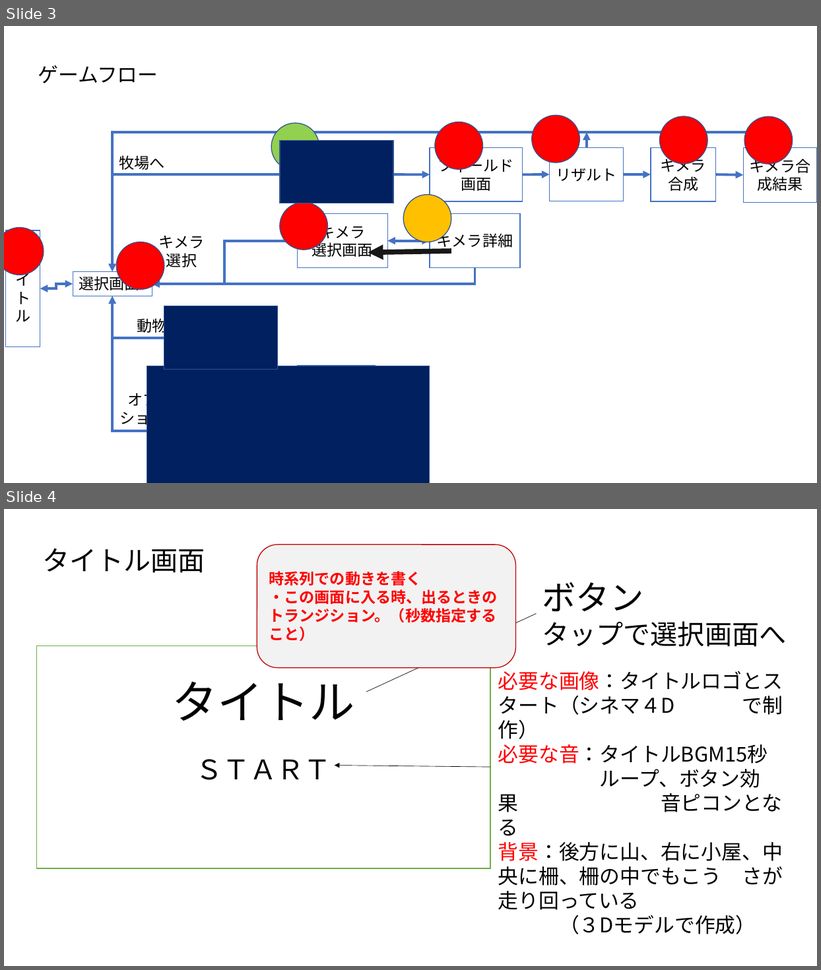
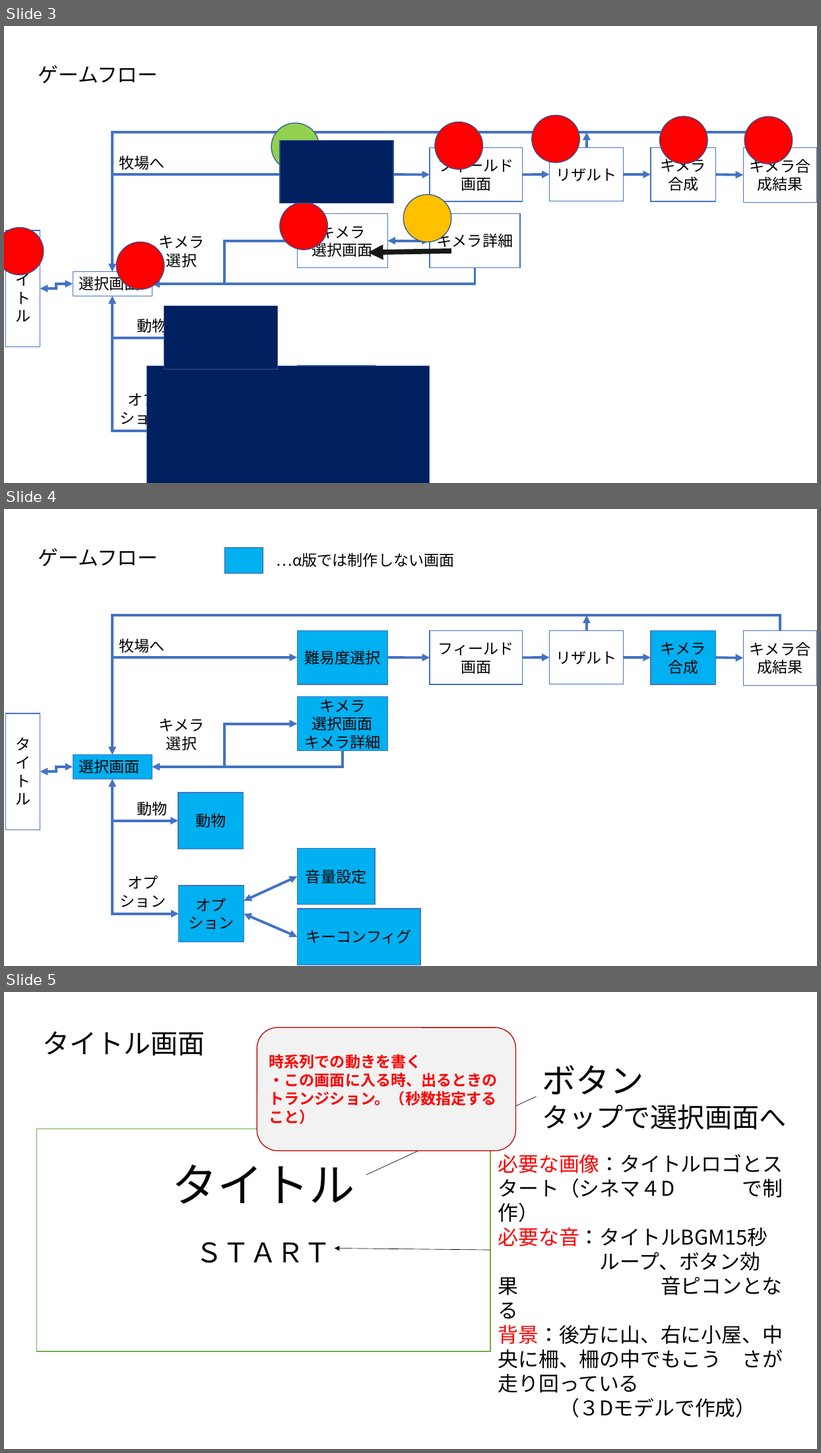
Before and after one commit to She-muC/See-of-Chimera-Predat-Ranch, a slide deck: Docxs/確定仕様書1.pptx. Shown one above the other, each under a label of ours: slides 3 and 4 before the commit, slides 3, 4 and 5 after it. The pictures are 821x970 and 821x1453 pixels, drawn with LibreOffice and Linux fonts; fonts in the diff are those of the drawing. Boxes give left, top, right and bottom in pixels: in the first picture for what was removed or moved away, otherwise in the second. Text is boxed around its words. In the diff, an @@ line names an element or a change of style, - is before the commit and + after.

```diff
--- a/Docxs/確定仕様書1.pptx
+++ b/Docxs/確定仕様書1.pptx
@@ slide 4 added at box(4, 509, 817, 966), background #FFFFFF @@
@@ title added at box(38, 548, 158, 566), 24 pt, text #000000 @@
+ゲームフロー
@@ rectangle added at box(225, 547, 263, 573), fill #00B0F0, outline #325491 1 pt @@
@@ text added at box(277, 553, 455, 567), 18 pt, text #000000 @@
+…α版では制作しない画面
@@ elbow arrow added from (781, 630) to (113, 755), #4472C4 3 pt @@
@@ arrow added from (587, 630) to (587, 616), #4472C4 3 pt @@
@@ text added at box(119, 638, 164, 653), 18 pt, text #000000 @@
+牧場へ
@@ rectangle added at box(298, 630, 387, 684), fill #00B0F0, outline #4472C4 1 pt, 18 pt, text #000000 @@
+難易度選択
@@ rectangle added at box(430, 631, 523, 685), fill #FFFFFF, outline #4472C4 1 pt, 18 pt, text #000000 @@
+フィールド画面
@@ rectangle added at box(550, 630, 624, 684), fill #FFFFFF, outline #4472C4 1 pt, 18 pt, text #000000 @@
+リザルト
@@ rectangle added at box(651, 630, 717, 684), fill #00B0F0, outline #4472C4 1 pt, 18 pt, text #000000 @@
+キメラ合成
@@ rectangle added at box(743, 630, 817, 685), fill #FFFFFF, outline #4472C4 1 pt, 18 pt, text #000000 @@
+キメラ合成結果
@@ elbow double arrow added from (113, 755) to (298, 658), #4472C4 3 pt @@
@@ arrow added from (387, 658) to (430, 658), #4472C4 3 pt @@
@@ arrow added from (523, 658) to (550, 658), #4472C4 3 pt @@
@@ arrow added from (624, 658) to (651, 658), #4472C4 3 pt @@
@@ arrow added from (716, 658) to (743, 658), #4472C4 3 pt @@
@@ rectangle added at box(298, 697, 387, 751), fill #00B0F0, outline #4472C4 1 pt, 18 pt, text #000000 @@
+キメラ
+選択画面
+キメラ詳細
@@ rectangle added at box(6, 714, 40, 830), fill #FFFFFF, outline #4472C4 1 pt, 18 pt, text #000000 @@
+タイトル
@@ elbow double arrow added from (152, 767) to (298, 723), #4472C4 3 pt @@
@@ text added at box(158, 719, 204, 751), 18 pt, text #000000 @@
+キメラ選択
@@ rectangle added at box(73, 755, 152, 779), fill #00B0F0, outline #4472C4 0.75 pt, 18 pt, text #000000 @@
+選択画面
@@ elbow line added from (343, 751) to (225, 767), #4472C4 3 pt @@
@@ elbow double arrow added from (40, 772) to (73, 767), #4472C4 3 pt @@
@@ elbow double arrow added from (113, 779) to (178, 914), #4472C4 3 pt @@
@@ elbow double arrow added from (113, 779) to (178, 821), #4472C4 3 pt @@
@@ text added at box(137, 801, 167, 816), 18 pt, text #000000 @@
+動物
@@ rectangle added at box(178, 793, 244, 850), fill #00B0F0, outline #4472C4 1 pt, 18 pt, text #000000 @@
+動物
@@ rectangle added at box(298, 849, 375, 906), fill #00B0F0, outline #4472C4 1 pt, 18 pt, text #000000 @@
+音量設定
@@ text added at box(120, 876, 166, 908), 18 pt, text #000000 @@
+オプション
@@ double arrow added from (244, 901) to (298, 877), #4472C4 3 pt @@
@@ rectangle added at box(178, 886, 244, 943), fill #00B0F0, outline #4472C4 1 pt, 18 pt, text #000000 @@
+オプション
@@ double arrow added from (244, 914) to (298, 937), #4472C4 3 pt @@
@@ rectangle added at box(298, 909, 420, 966), fill #00B0F0, outline #4472C4 1 pt, 18 pt, text #000000 @@
+キーコンフィグ
@@ what was slide 4 is now slide 5 @@
```
Also in this commit, not shown: 1 slide changed, 1 other slide added, 8 other files.
